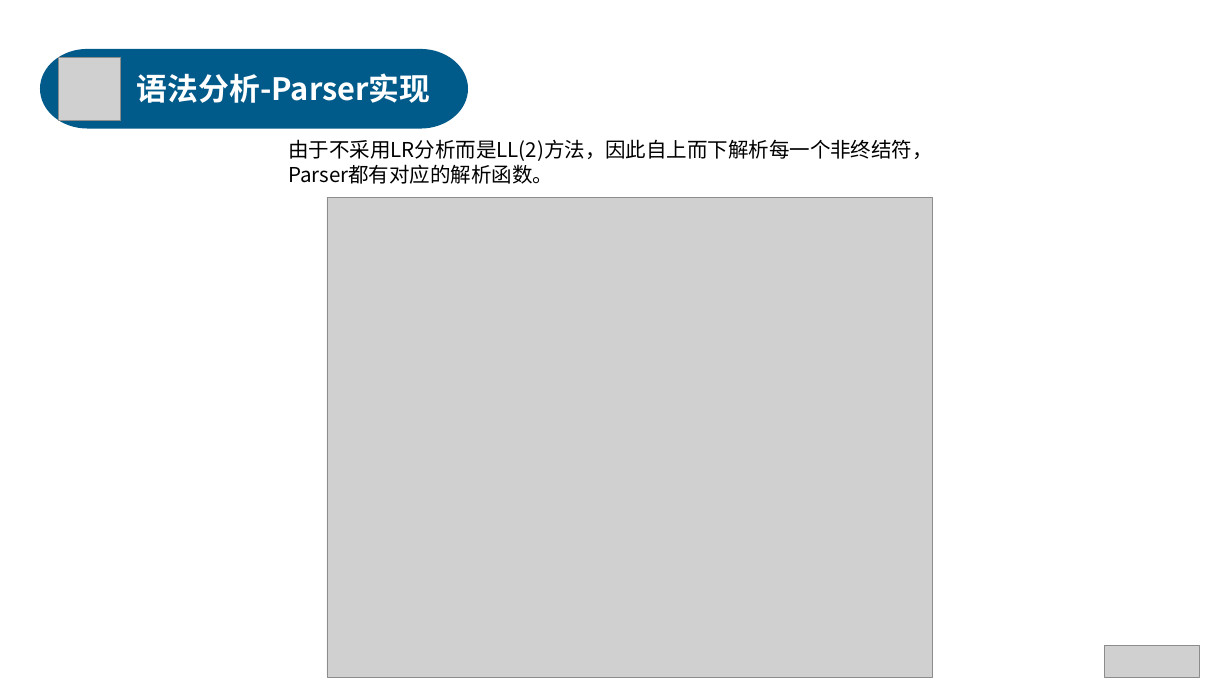
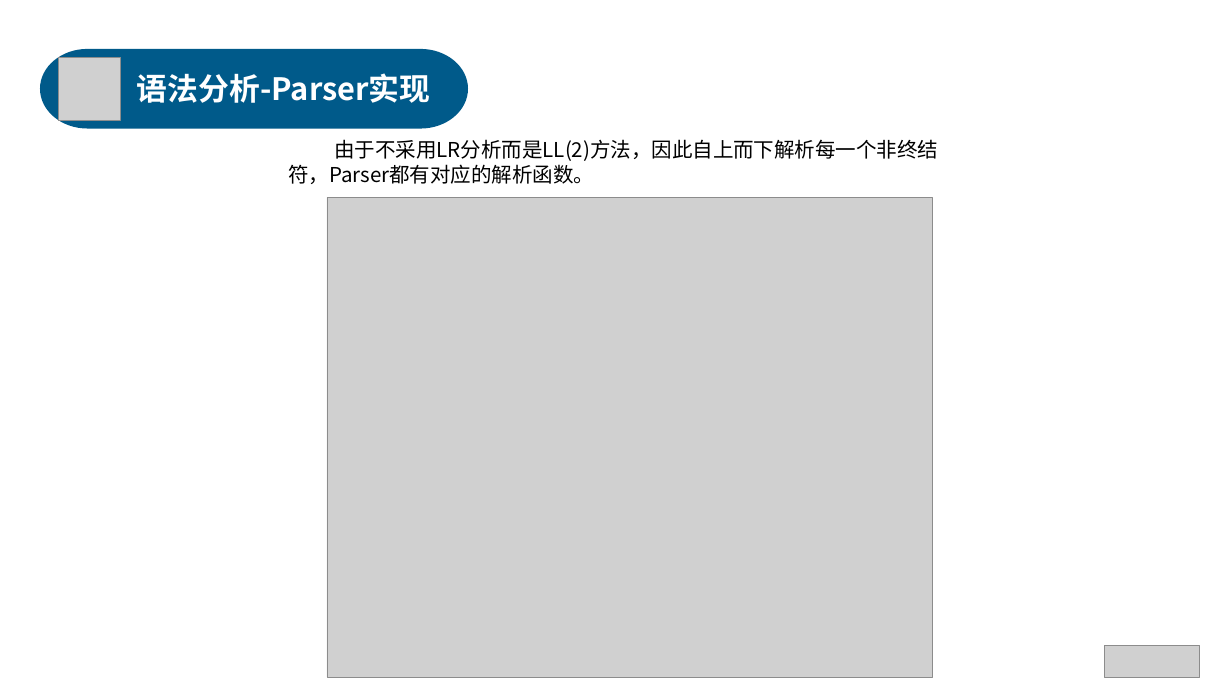
Before and after one commit to anxi710/compiler-principle-project, a slide deck: slide 14 of report/compiler_ppt.pptx. Drawn at 1232x693 pixels with LibreOffice and Linux fonts; fonts in the diff are those of the drawing; grey boxes stand for pictures. Boxes give left, top, right and bottom in pixels: in the first picture for what was removed or moved away, otherwise in the second. Text is boxed around its words. In the diff, an @@ line names an element or a change of style, - is before the commit and + after.

```diff
--- a/report/compiler_ppt.pptx
+++ b/report/compiler_ppt.pptx
@@ text "由于不采用LR分析而是LL(2)方法，因此自上而下解析每一个非终结符，Parser都有对应的解析函数。" at bbox=[288, 139, 938, 184]: indent changed @@
```
Also in this commit, not shown: 9 other slides changed, 3 slides added, 2 slides removed.
